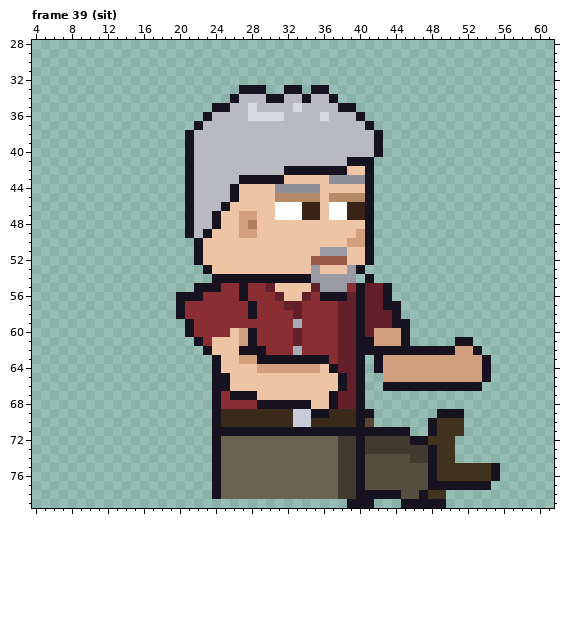
File history of a pixel-art file, sprites/expo/expo_grizzle_right_anim.aseprite. The first picture shows the starting point.
64x80 pixels, 129 frames. Shown: frame 39 (sit): x 4..61, y 28..79. The commit also changed other frames, which this record leaves out.
New version:
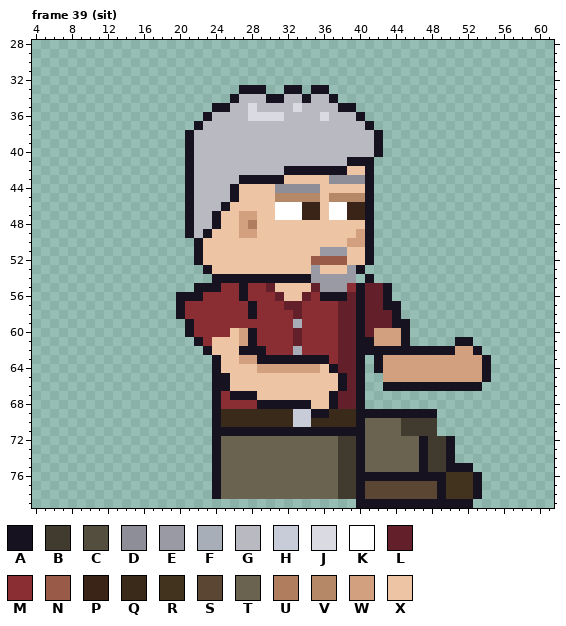
Palette (. is transparent): A #17121f  B #403b2e  C #544e3e  D #8e8e98  E #9a9aa4  F #a8aeb8  G #b9b9c2  H #c8ccd8  J #dadae2  K #ffffff  L #64202a  M #8a2e34  N #9a5a48  P #3a2418  Q #3a2a1a  R #42331f  S #5a4632  T #6a6350  U #b07e5e  V #b58868  W #d2a07e  X #edc4a4
Diff:
{"where": "frame 39 (sit), layers \"Pants\", \"Shoes\""}
{"frame":39,"y":69,"x":42,"old":".......AAA","new":"AAAAAAA..."}
{"frame":39,"y":70,"x":41,"old":"S......ARRR","new":"TTTTBBBB..."}
{"frame":39,"y":71,"x":41,"old":"AAAAA..ARRR","new":"TTTTBBBB..."}
{"frame":39,"y":72,"x":41,"old":"BBBBBA","new":"TTTTTT"}
{"frame":39,"y":72,"x":48,"old":"RRR","new":"BBA"}
{"frame":39,"y":73,"x":41,"old":"BBBBBBBARR","new":"TTTTTTABBA"}
{"frame":39,"y":74,"x":41,"old":"CCCCCBBARR","new":"TTTTTTABBA"}
{"frame":39,"y":75,"x":41,"old":"CCCCCCCARRRRRRA","new":"TTTTTTABBAAA..."}
{"frame":39,"y":76,"x":41,"old":"CCCCCCC","new":"AAAAAAA"}
{"frame":39,"y":76,"x":49,"old":"R","new":"A"}
{"frame":39,"y":76,"x":53,"old":"RRA","new":"A.."}
{"frame":39,"y":77,"x":41,"old":"CCCCCCCA","new":"SSSSSSSS"}
{"frame":39,"y":77,"x":50,"old":"AAA","new":"RRR"}
{"frame":39,"y":77,"x":54,"old":"A","new":"."}
{"frame":39,"y":78,"x":41,"old":"AAAACCARR....","new":"SSSSSSSSARRRA"}
{"frame":39,"y":79,"x":39,"old":"A","new":"."}
{"frame":39,"y":79,"x":42,"old":"...","new":"AAA"}
{"frame":39,"y":79,"x":50,"old":"...","new":"AAA"}
{"label":"changed","picture_box":[347,409,500,508]}
